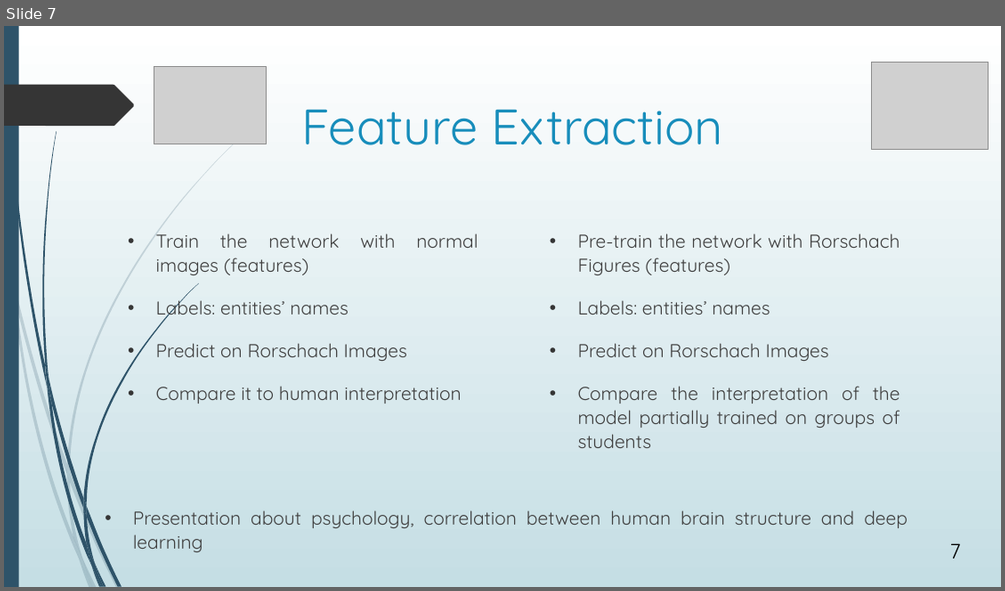
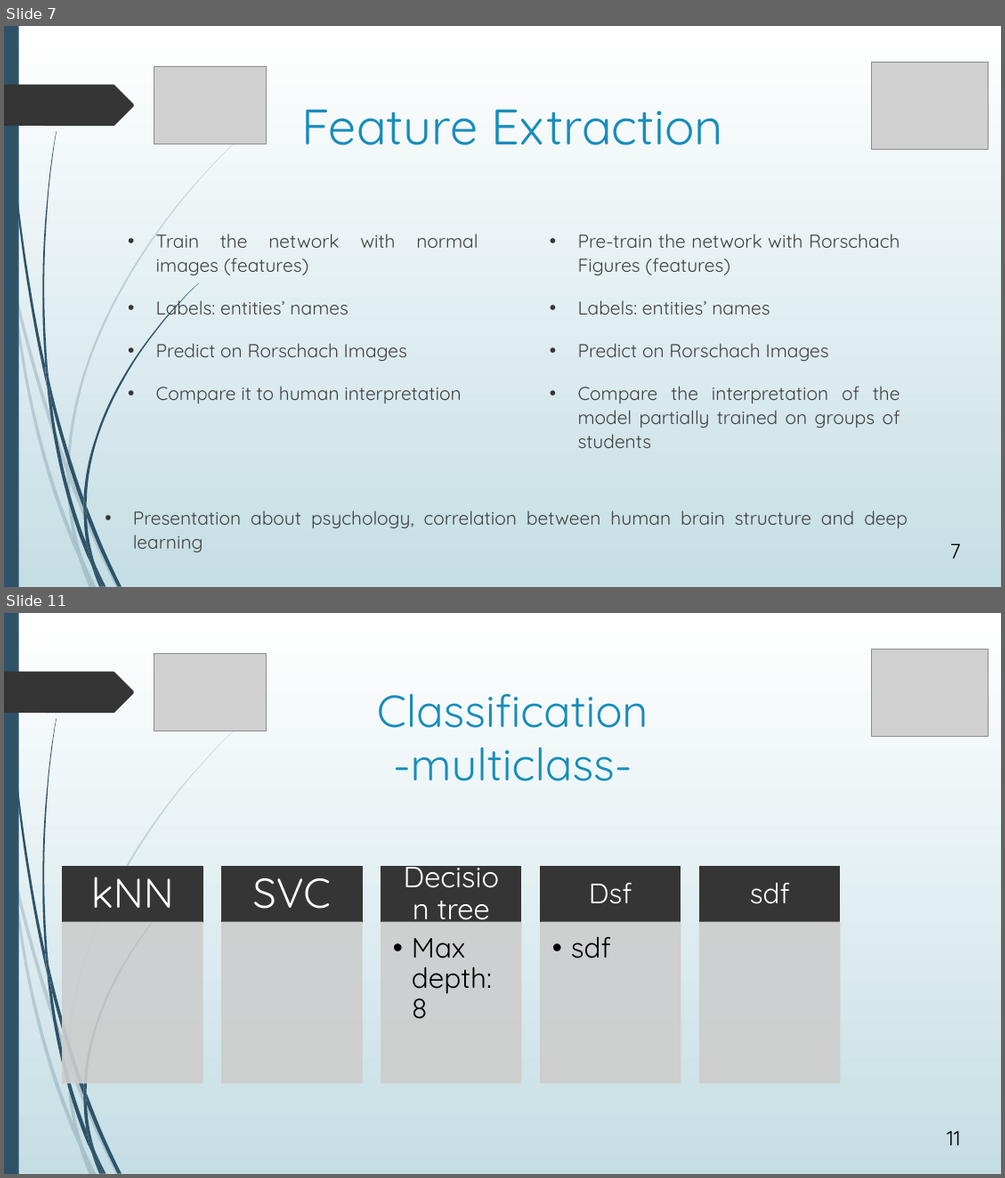
Before and after one commit to avasile96/CAD, a slide deck: Presentation_updated.pptx. Shown one above the other, each under a label of ours: slide 7 before the commit, slides 7 and 11 after it; the slides between them are not shown. The pictures are 1005x591 and 1005x1178 pixels, drawn with LibreOffice and Linux fonts; fonts in the diff are those of the drawing; grey boxes stand for pictures. Boxes give left, top, right and bottom in pixels: in the first picture for what was removed or moved away, otherwise in the second. Text is boxed around its words. In the diff, an @@ line names an element or a change of style, - is before the commit and + after.

```diff
--- a/Presentation_updated.pptx
+++ b/Presentation_updated.pptx
@@ slide 11 added at [4, 613, 1001, 1174], background gradient #FFFFFF to #C5DEE5; not listed: 24 template elements that a slide beside it also shows @@
@@ picture added at [154, 654, 267, 731] @@
@@ picture added at [872, 649, 988, 737] @@
@@ title added at [377, 693, 648, 781], 43.2 pt, text #178DBB @@
+Classification
+-multiclass-
@@ group added at [63, 864, 840, 1083]: 10 rectangles, 7 texts @@
+kNN
+SVC
+Decision tree
+  •• Max depth: 8
+Dsf
+  •• sdf
+sdf
@@ page number added at [947, 1130, 961, 1145], 20 pt, text #000000 @@
+11
```
Also in this commit, not shown: 4 slides changed, 2 other slides added, 3 slides removed.
